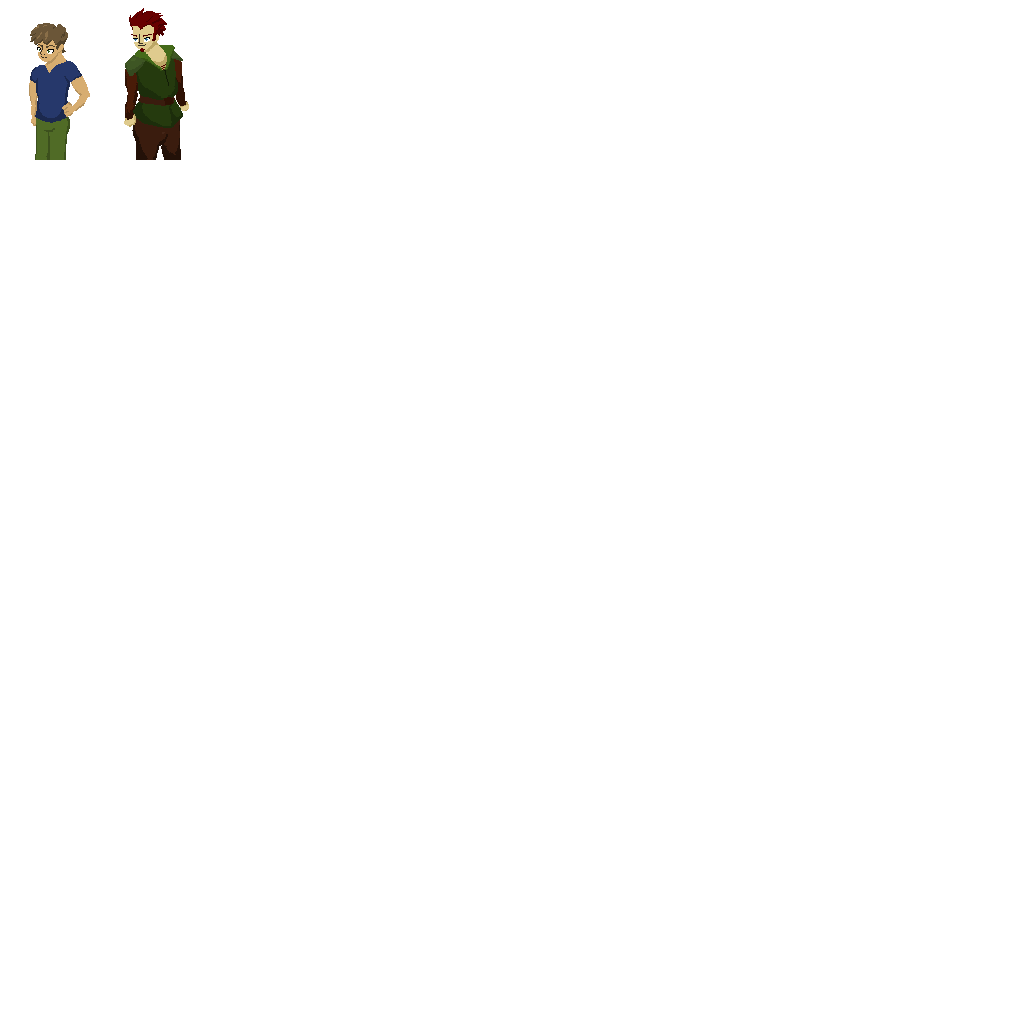
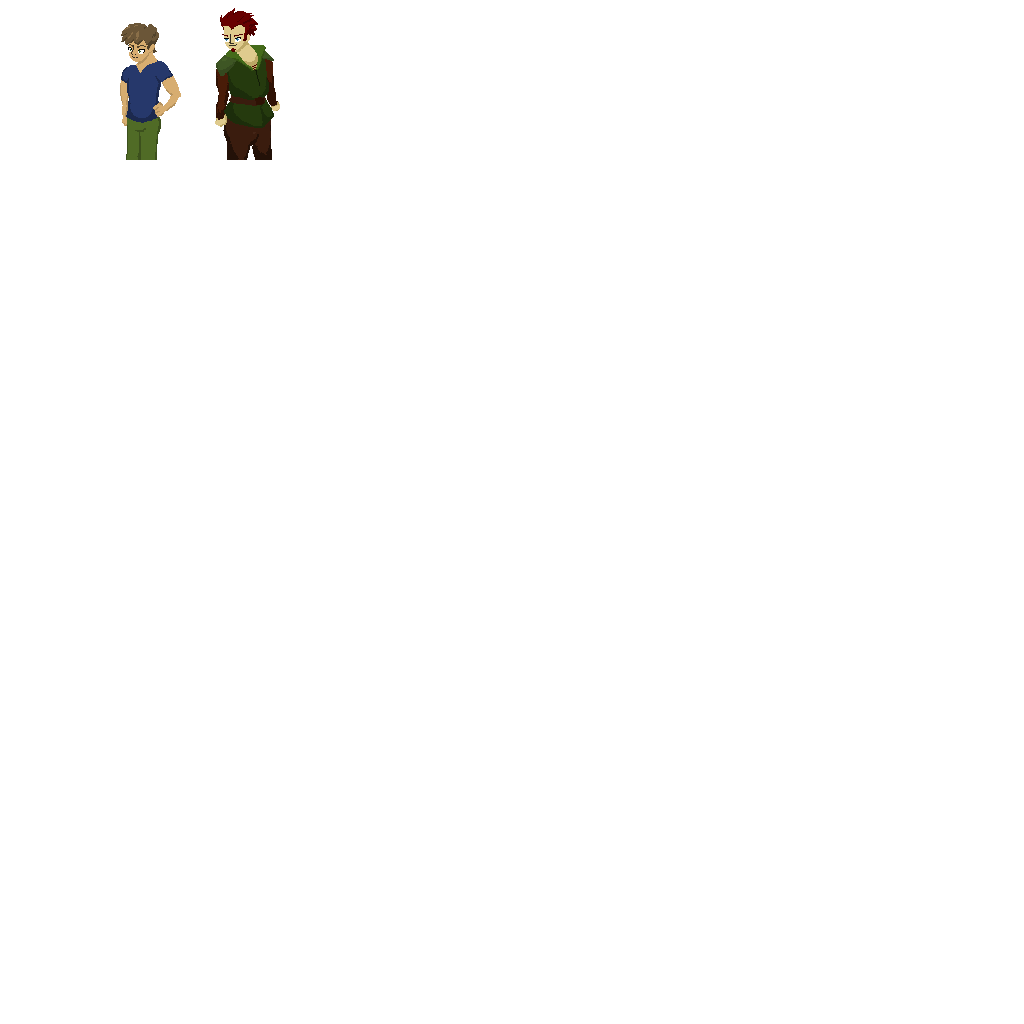
Comparing the layer stacks of the two 1024x1024 images. Changes:
painted on "charA" over [29, 8, 280, 160]
